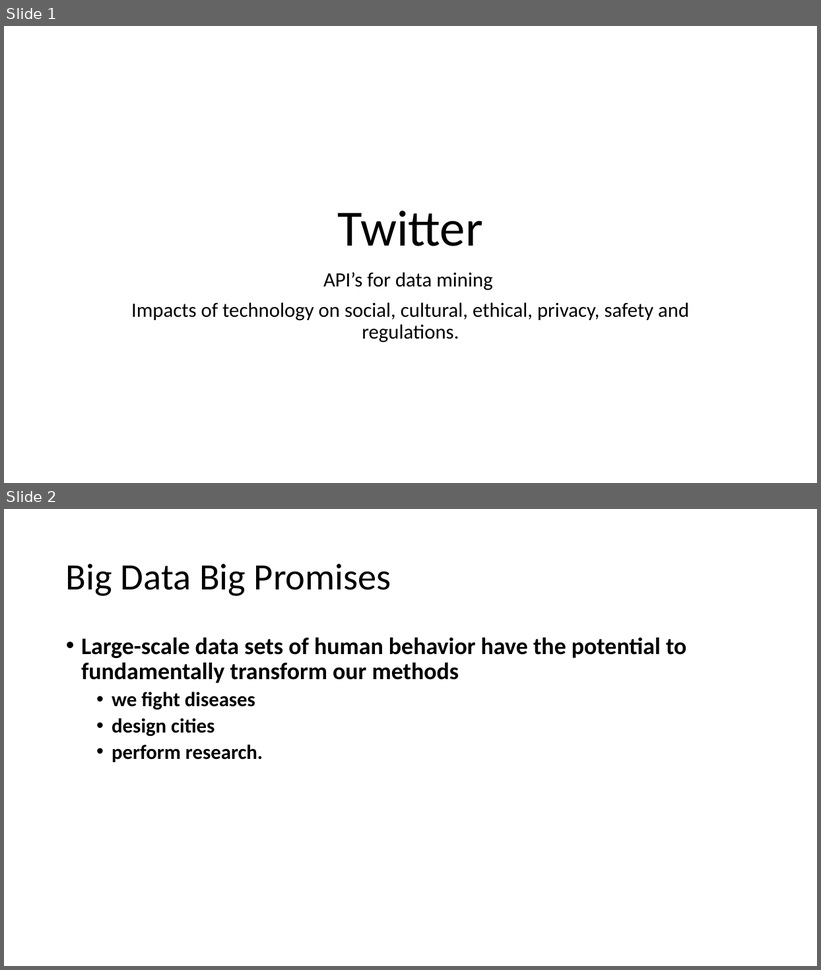
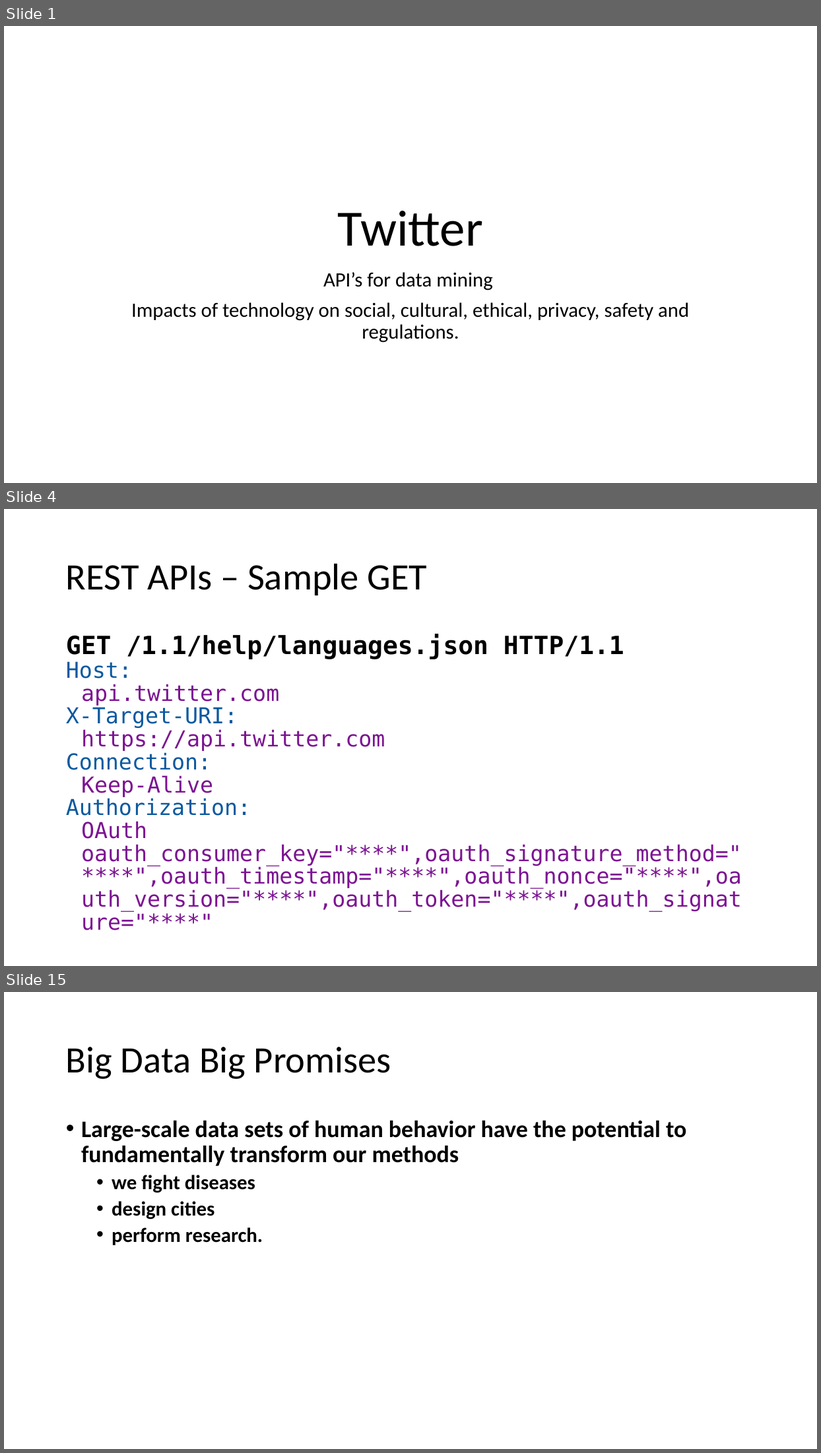
Before and after one commit to deniseygrace/COT-4935-Group-7-Project, a slide deck: Twitter.pptx. Shown one above the other, each under a label of ours: slides 1 and 2 before the commit, slides 1, 4 and 15 after it; the slides between them are not shown. The pictures are 821x970 and 821x1453 pixels, drawn with LibreOffice and Linux fonts; fonts in the diff are those of the drawing. Boxes give left, top, right and bottom in pixels: in the first picture for what was removed or moved away, otherwise in the second. Text is boxed around its words. In the diff, an @@ line names an element or a change of style, - is before the commit and + after.

```diff
--- a/Twitter.pptx
+++ b/Twitter.pptx
@@ slide 4 added at (x1=4, y1=509, x2=817, y2=966), background #FFFFFF @@
@@ title added at (x1=66, y1=563, x2=427, y2=595), 44 pt, text #000000 @@
+REST APIs – Sample GET
@@ text added at (x1=66, y1=634, x2=742, y2=912), 25.9 pt, text #7C1392 @@
+GET /1.1/help/languages.json HTTP/1.1
+Host:
+api.twitter.com
+X-Target-URI:
+https://api.twitter.com
+Connection:
+Keep-Alive
+Authorization:
+OAuth oauth_consumer_key="****",oauth_signature_method="****",oauth_timestamp="****",oauth_nonce="****",oauth_version="****",oauth_token="****",oauth_signature="****"
@@ what was slide 2 is now slide 15 @@
```
Also in this commit, not shown: 2 slides changed, 12 other slides added.
